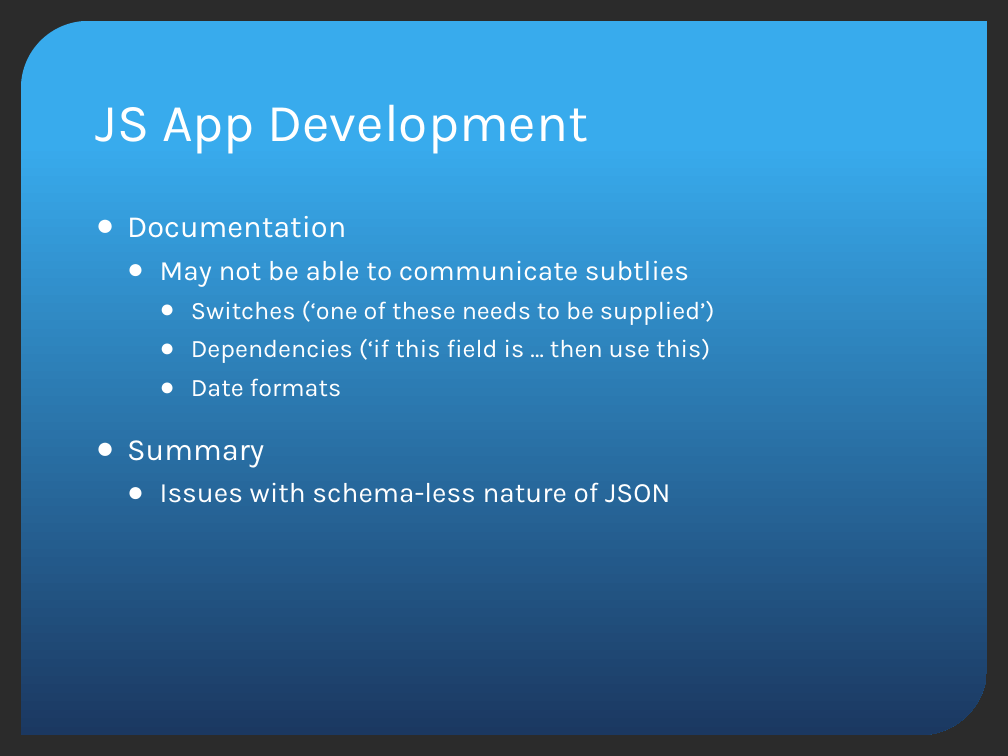
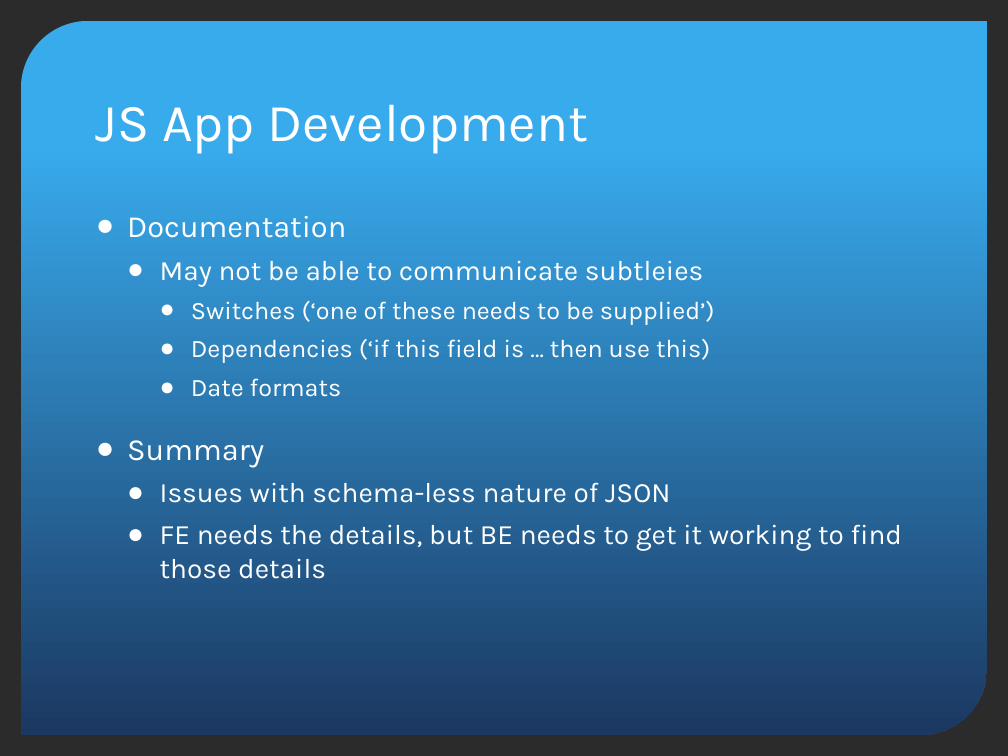
Before and after one commit to donhenton/mountebank-UI, a slide deck: slide 4 of docs/madjs/MADJS-Mountebank.pptx. Drawn at 1008x756 pixels with LibreOffice and Linux fonts; fonts in the diff are those of the drawing; background and template pictures are left out; a plain dark background stands for a picture behind light text. Boxes give left, top, right and bottom in pixels: in the first picture for what was removed or moved away, otherwise in the second. Text is boxed around its words. In the diff, an @@ line names an element or a change of style, - is before the commit and + after.

```diff
--- a/docs/madjs/MADJS-Mountebank.pptx
+++ b/docs/madjs/MADJS-Mountebank.pptx
@@ text at (160,261,704,287): text changed @@
-  ● May not be able to communicate subtlies
+  ● May not be able to communicate subtleies
@@ text at (160,524,902,579): paragraph added @@
+  ● FE needs the details, but BE needs to get it working to find those details
```
Also in this commit, not shown: 2 other slides changed, 2 slides added.
